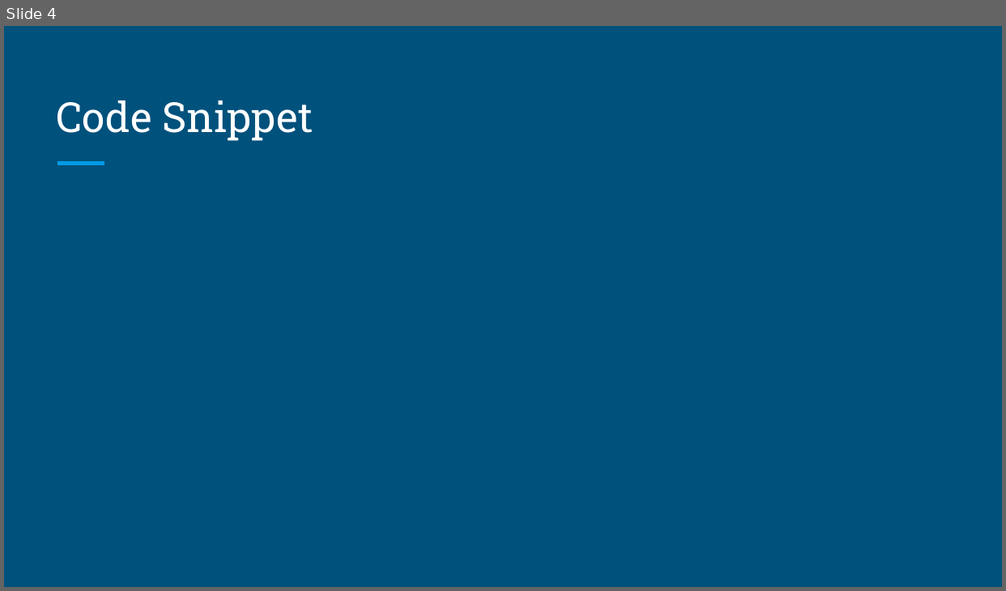
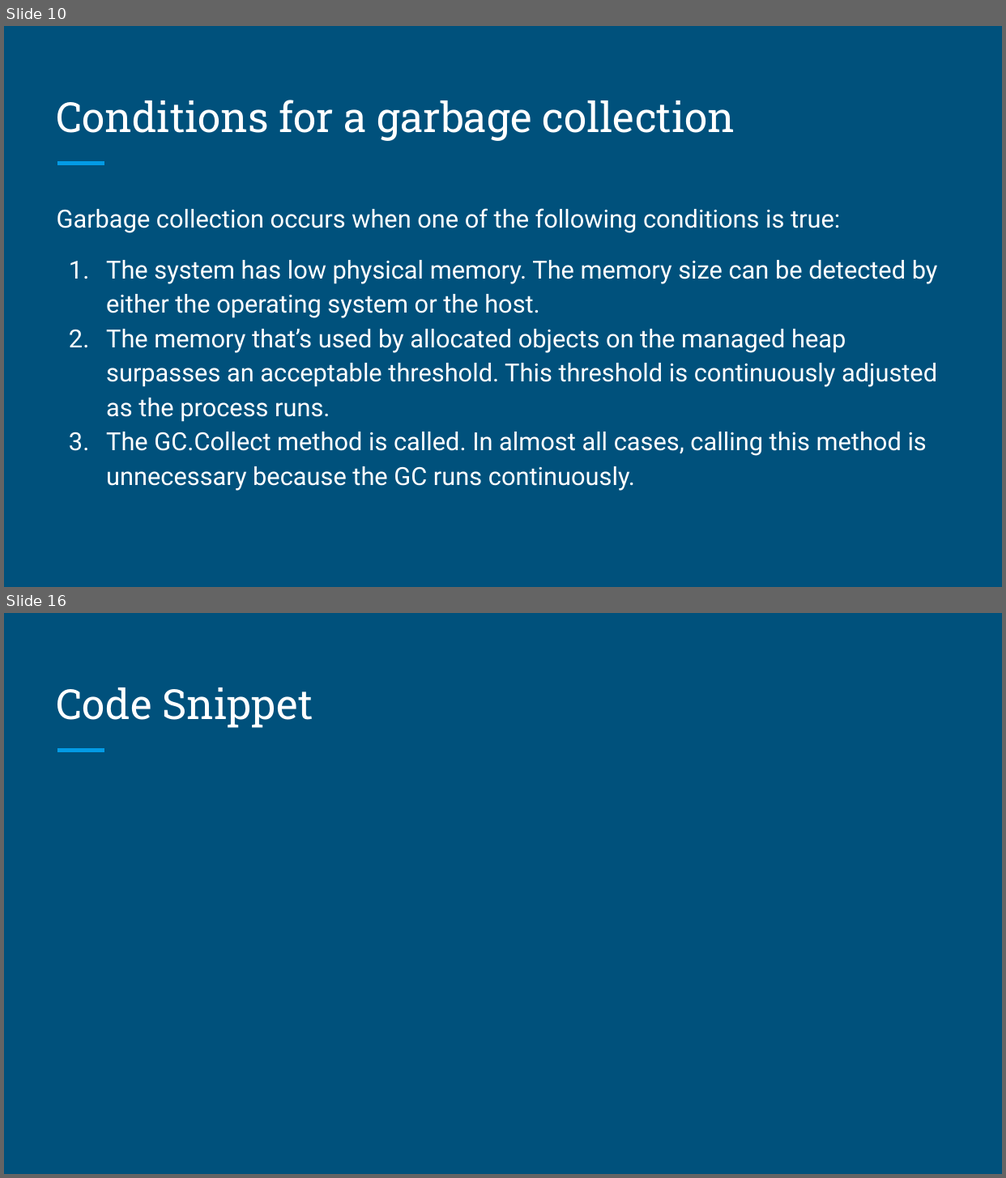
Before and after one commit to lskshastry/Garbage-Collection-and-Disposal-in-C-, a slide deck: Disposal and Garbage Collection.pptx. Shown one above the other, each under a label of ours: slide 4 before the commit, slides 10 and 16 after it; the slides between them are not shown. The pictures are 1006x591 and 1006x1178 pixels, drawn with LibreOffice and Linux fonts; fonts in the diff are those of the drawing. Boxes give left, top, right and bottom in pixels: in the first picture for what was removed or moved away, otherwise in the second. Text is boxed around its words. In the diff, an @@ line names an element or a change of style, - is before the commit and + after.

```diff
--- a/Disposal and Garbage Collection.pptx
+++ b/Disposal and Garbage Collection.pptx
@@ slide 10 added at box(4, 26, 1002, 587), background #00517C; not listed: 1 template element that a slide beside it also shows @@
@@ title added at box(57, 100, 735, 141), 30 pt, text #FFFFFF @@
+Conditions for a garbage collection
@@ text added at box(57, 208, 938, 491), 18 pt, text #FFFFFF @@
+Garbage collection occurs when one of the following conditions is true:
+1. The system has low physical memory. The memory size can be detected by either the operating system or the host.
+2. The memory that’s used by allocated objects on the managed heap surpasses an acceptable threshold. This threshold is continuously adjusted as the process runs.
+3. The GC.Collect method is called. In almost all cases, calling this method is unnecessary because the GC runs continuously.
@@ what was slide 4 is now slide 16 @@
```
Also in this commit, not shown: 3 slides changed, 13 other slides added, 5 other files.
